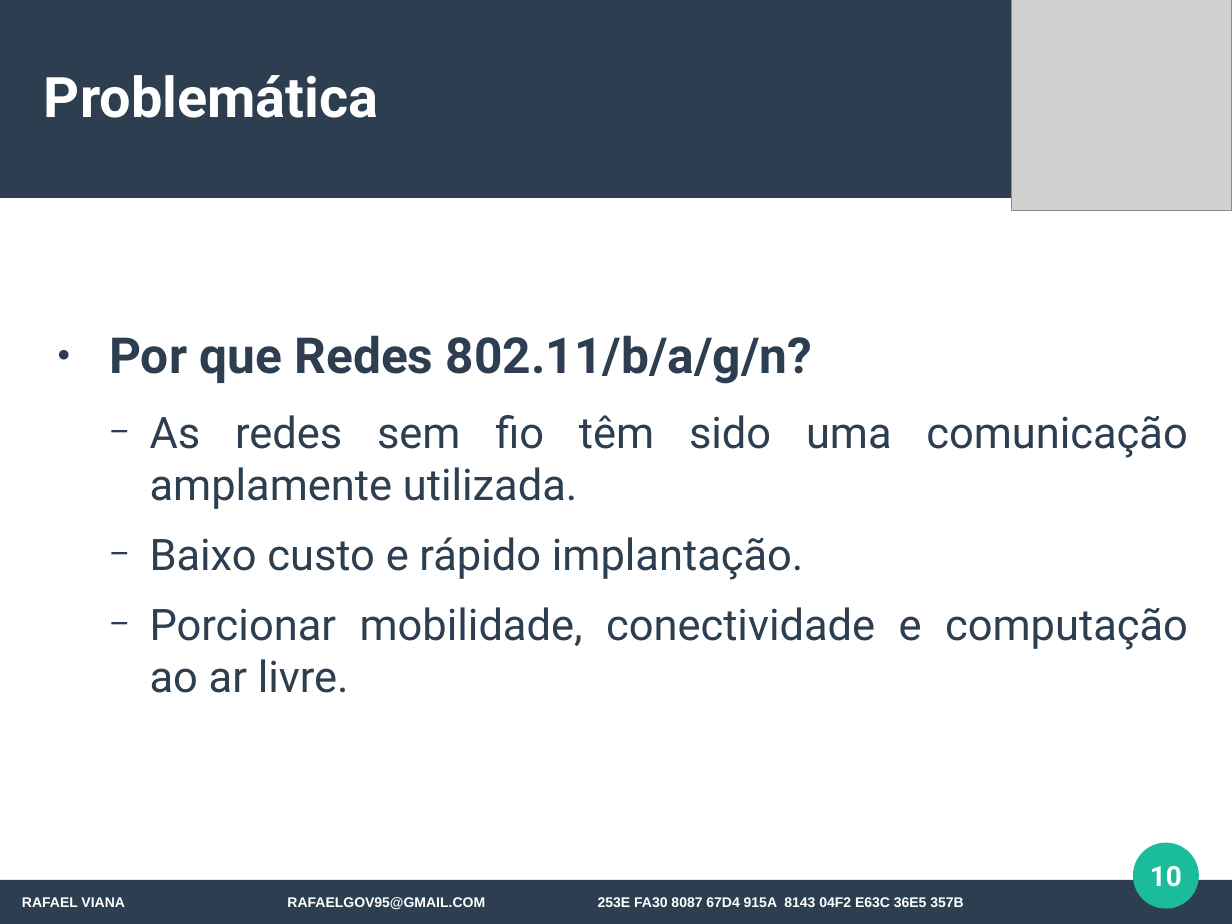
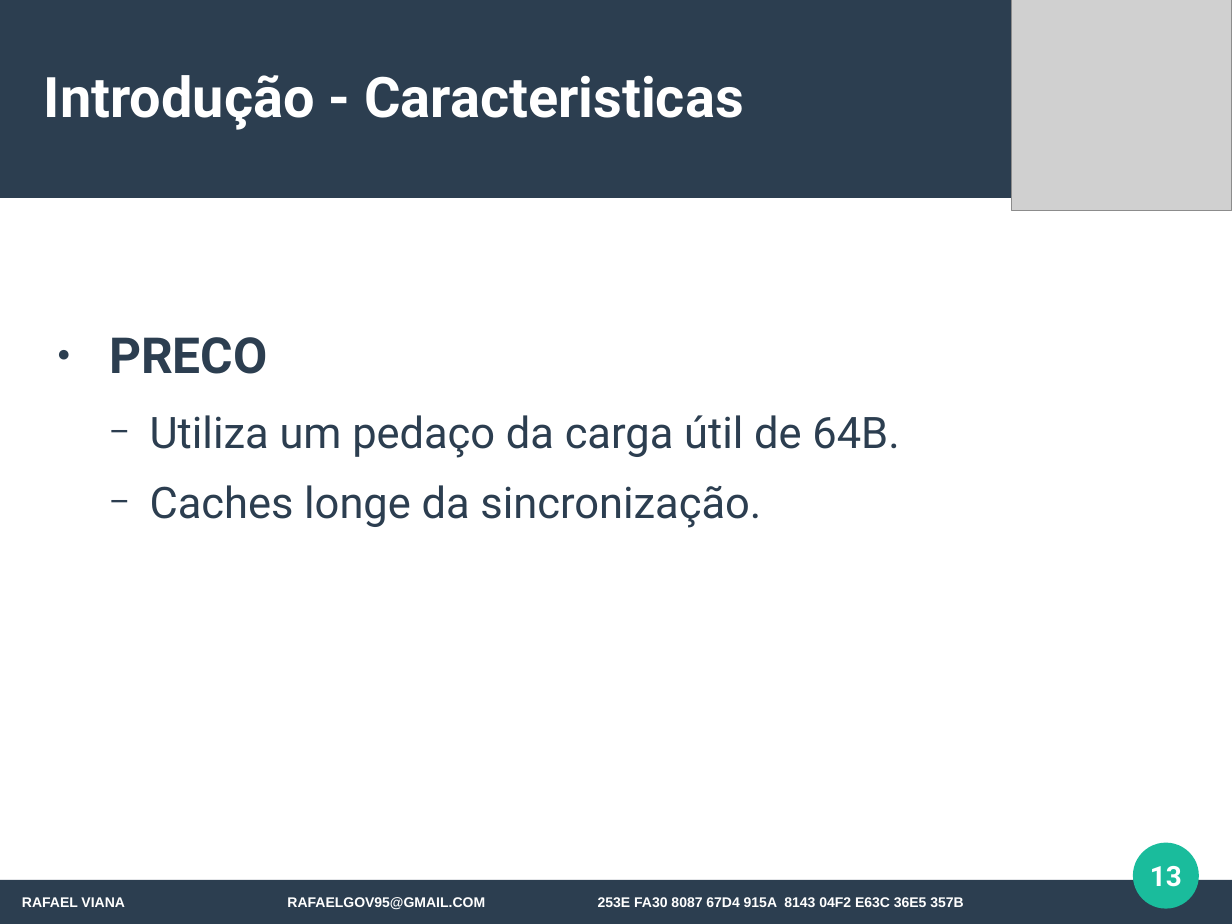
Before and after one commit to rafaelgov95/SD, a slide deck: slide 13 of Apresentacao/PPT/Angular-4.odp (slide 10 before the commit). Drawn at 1232x924 pixels with LibreOffice and Linux fonts; fonts in the diff are those of the drawing; grey boxes stand for pictures. Boxes give left, top, right and bottom in pixels: in the first picture for what was removed or moved away, otherwise in the second. Text is boxed around its words. In the diff, an @@ line names an element or a change of style, - is before the commit and + after.

```diff
--- a/Apresentacao/PPT/Angular-4.odp
+++ b/Apresentacao/PPT/Angular-4.odp
@@ title at <box>44,75,743,130</box>: text changed @@
-Problemática
+Introdução - Caracteristicas
@@ text at <box>109,337,899,528</box>: text changed @@
-● Por que Redes 802.11/b/a/g/n?
-  − As redes sem fio têm sido uma comunicação amplamente utilizada.
-  − Baixo custo e rápido implantação.
-  − Porcionar mobilidade, conectividade e computação ao ar livre.
+● PRECO
+  − Utiliza um pedaço da carga útil de 64B.
+  − Caches longe da sincronização.
@@ page number at <box>1150,866,1182,887</box>: text changed @@
-10
+13
```
Also in this commit, not shown: 11 other slides changed, 7 slides added, 1 slide removed, 3 other files.
